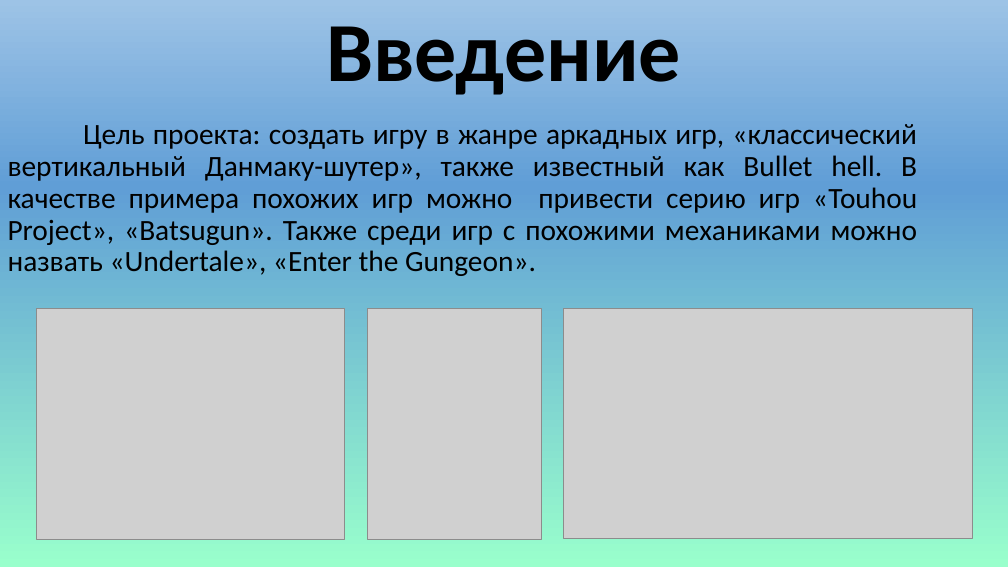
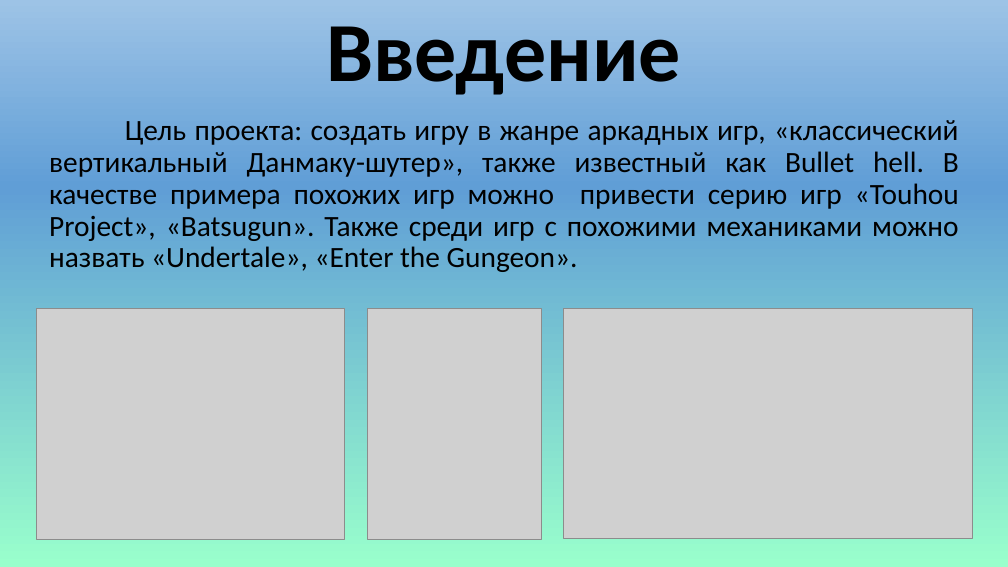
Before and after one commit to Virashu/danmaku, a slide deck: slide 2 of docs/presentation.pptx. Drawn at 1008x567 pixels with LibreOffice and Linux fonts; fonts in the diff are those of the drawing; grey boxes stand for pictures. Boxes give left, top, right and bottom in pixels: in the first picture for what was removed or moved away, otherwise in the second. Text is boxed around its words. In the diff, an @@ line names an element or a change of style, - is before the commit and + after.

```diff
--- a/docs/presentation.pptx
+++ b/docs/presentation.pptx
@@ subtitle "Цель проекта: создать игру в ...": place and size @@
-subtitle "Цель проекта: создать игру в ..." at (8, 124, 917, 276)
+subtitle "Цель проекта: создать игру в ..." at (49, 120, 959, 272)
```
Also in this commit, not shown: 4 other slides changed, 2 slides added, 3 slides removed.
